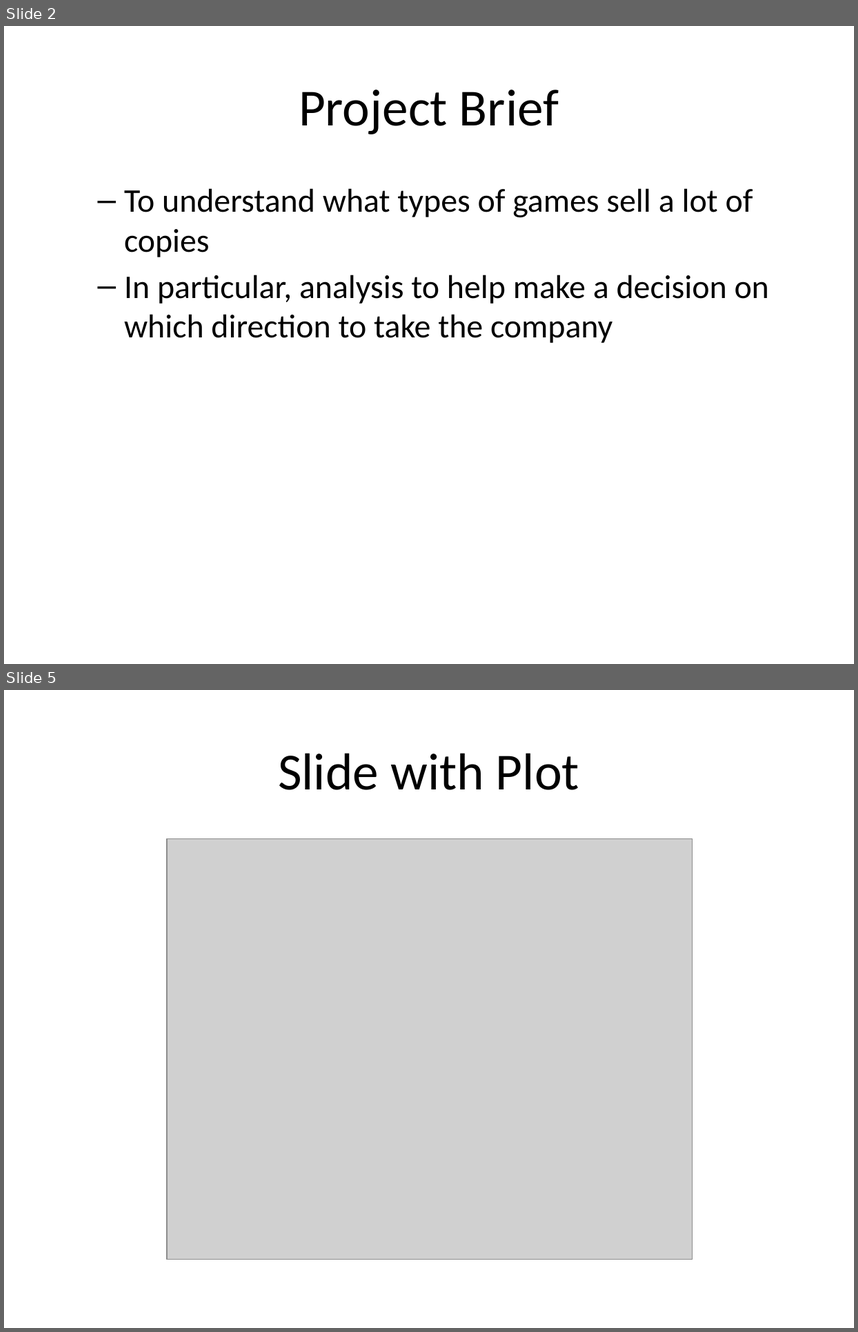
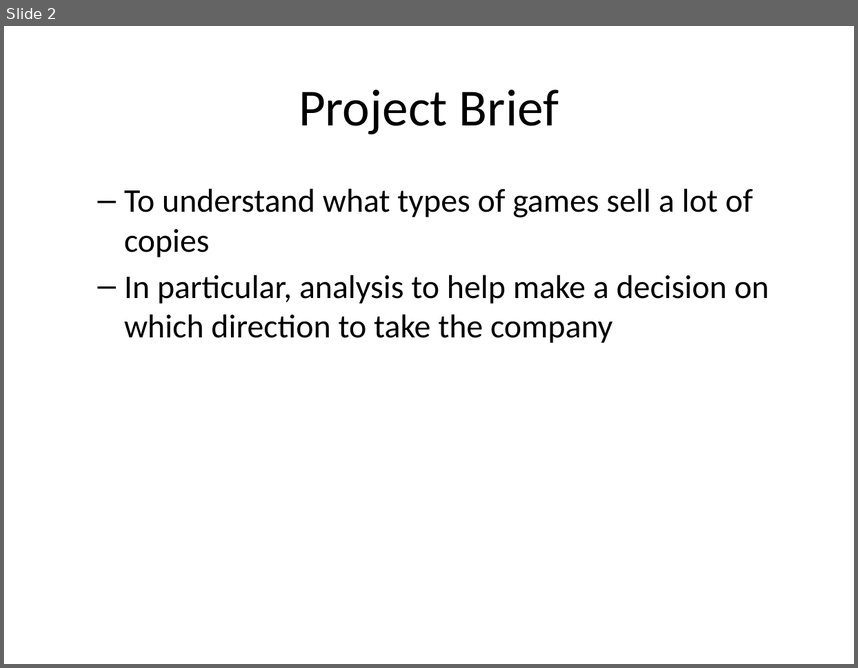
Before and after one commit to DhileasHeywood/video_games_project, a slide deck: documentation/video_games_presentation.pptx. Shown one above the other, each under a label of ours: slides 2 and 5 before the commit, slide 2 after it; the slides between them are not shown. The pictures are 858x1332 and 858x668 pixels, drawn with LibreOffice and Linux fonts; fonts in the diff are those of the drawing; grey boxes stand for pictures. Boxes give left, top, right and bottom in pixels: in the first picture for what was removed or moved away, otherwise in the second. Text is boxed around its words. In the diff, an @@ line names an element or a change of style, - is before the commit and + after.

```diff
--- a/documentation/video_games_presentation.pptx
+++ b/documentation/video_games_presentation.pptx
@@ slide 5 removed at [4,690,854,1328], background #FFFFFF @@
@@ title removed at [278,753,579,790] @@
-Slide with Plot
@@ picture removed at [168,839,693,1259] @@
```
Also in this commit, not shown: 1 slide changed, 8 slides added, 7 other files.
